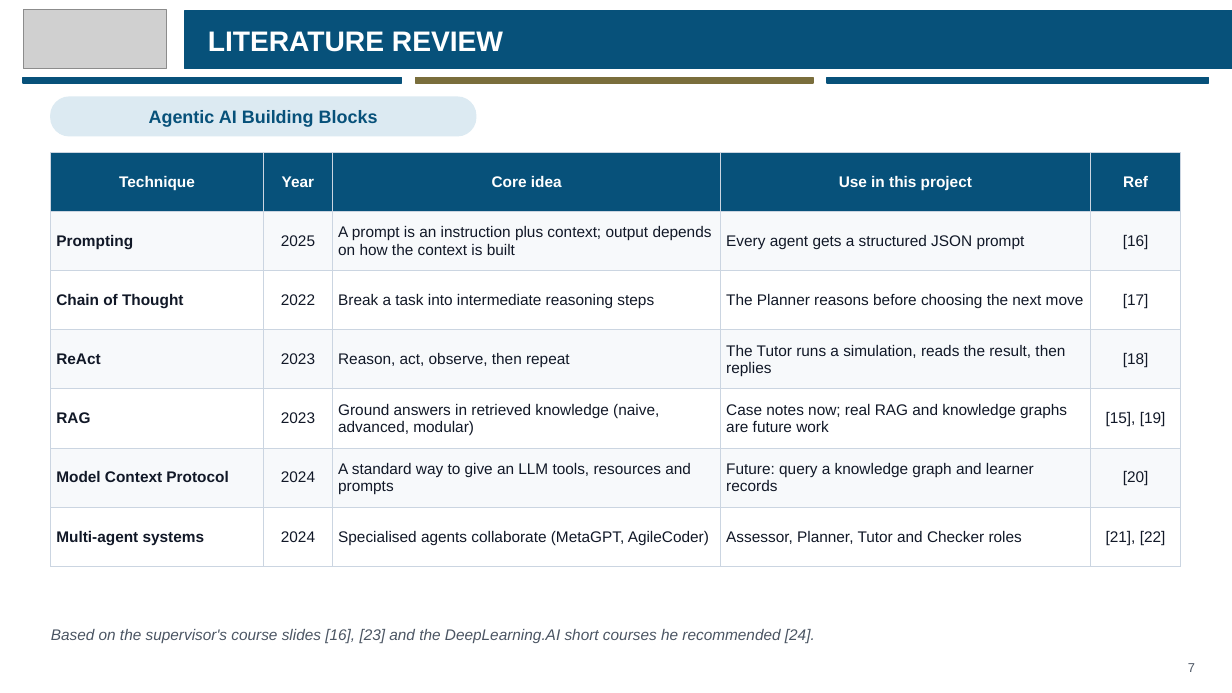
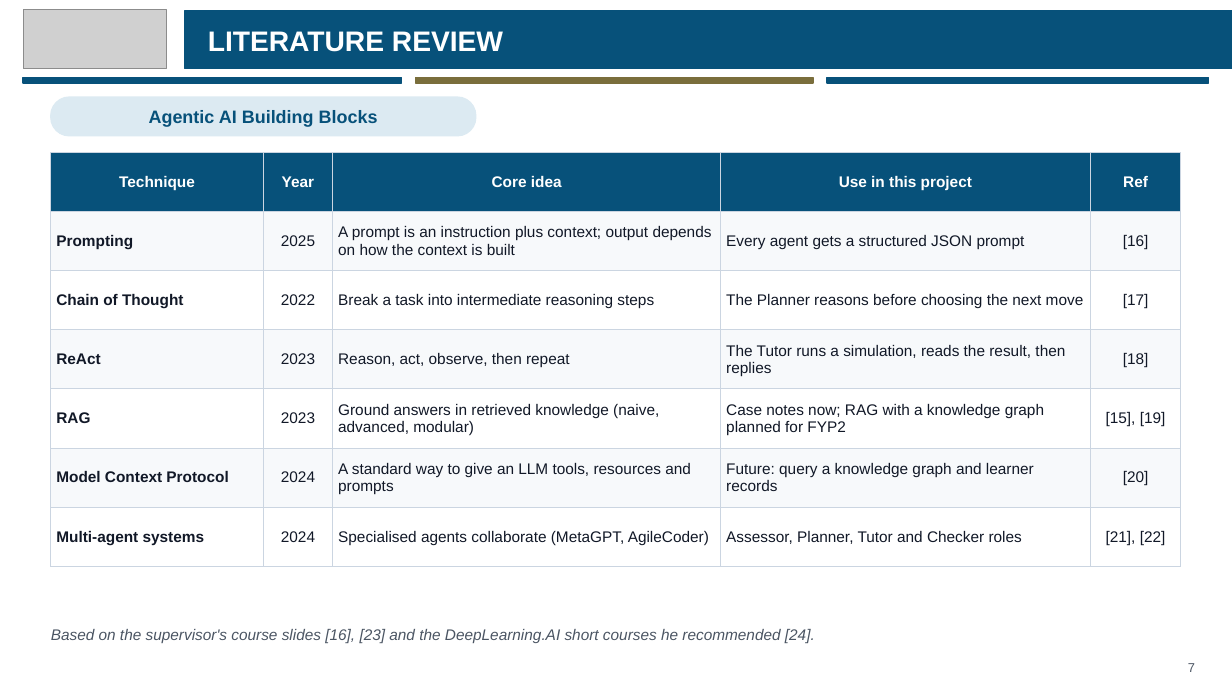
Before and after one commit to eusoffamir/Socratic-AI, a slide deck: slide 7 of docs/defence/Socratic AI Proposal Defence.pptx. Drawn at 1232x693 pixels with LibreOffice and Linux fonts; fonts in the diff are those of the drawing; grey boxes stand for pictures. Boxes give left, top, right and bottom in pixels: in the first picture for what was removed or moved away, otherwise in the second. Text is boxed around its words. In the diff, an @@ line names an element or a change of style, - is before the commit and + after.

```diff
--- a/docs/defence/Socratic AI Proposal Defence.pptx
+++ b/docs/defence/Socratic AI Proposal Defence.pptx
@@ table at <box>51,152,1181,549</box> @@
-row 5, column 4: Case notes now; real RAG and knowledge graphs are future work
+row 5, column 4: Case notes now; RAG with a knowledge graph planned for FYP2
```
Also in this commit, not shown: 4 other slides changed, 8 other files.
